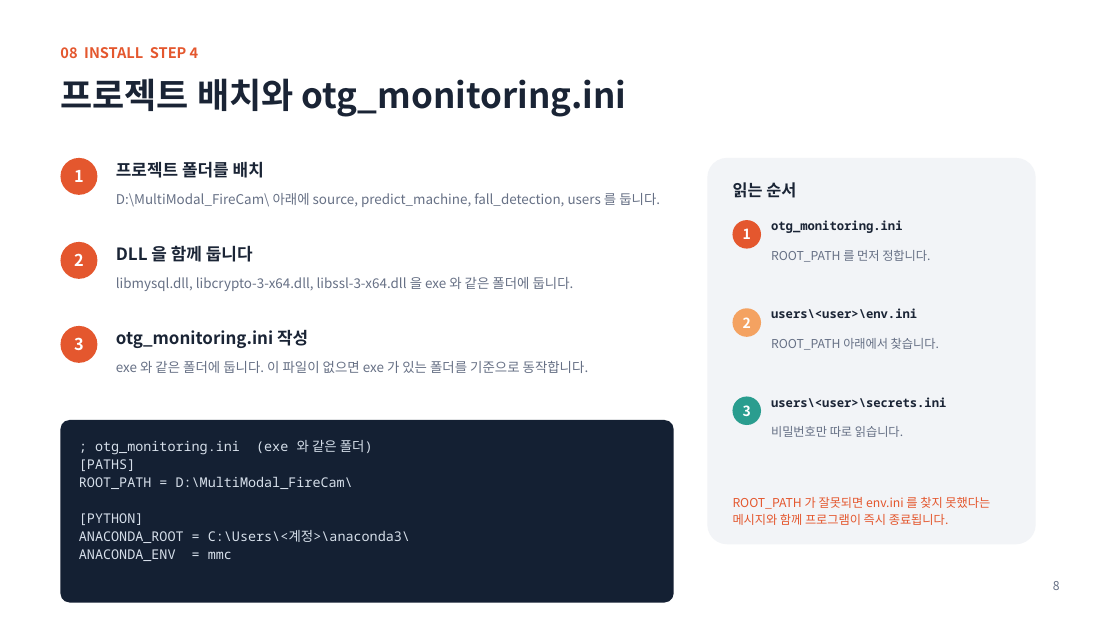
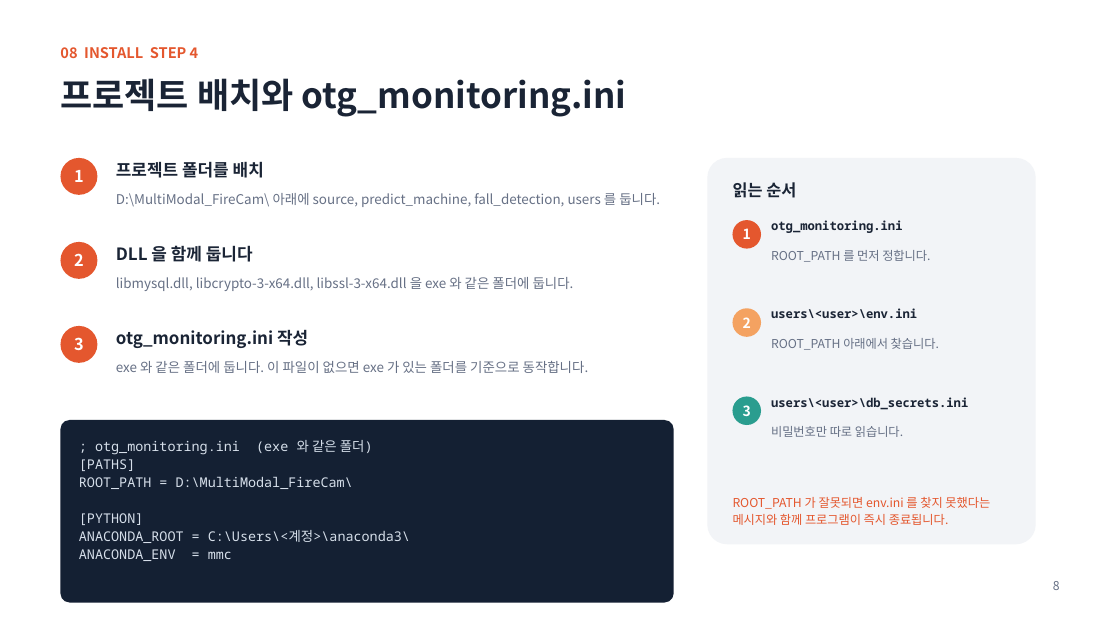
Before and after one commit to oskwon65/MultiModal_FireCam, a slide deck: slide 9 of 멀티모달_화재감지_모니터링_설치매뉴얼.pptx. Drawn at 1120x630 pixels with LibreOffice and Linux fonts; fonts in the diff are those of the drawing. Boxes give left, top, right and bottom in pixels: in the first picture for what was removed or moved away, otherwise in the second. Text is boxed around its words. In the diff, an @@ line names an element or a change of style, - is before the commit and + after.

```diff
--- a/멀티모달_화재감지_모니터링_설치매뉴얼.pptx
+++ b/멀티모달_화재감지_모니터링_설치매뉴얼.pptx
@@ text at bbox=[771, 397, 968, 410]: text changed @@
-users\<user>\secrets.ini
+users\<user>\db_secrets.ini
```
Also in this commit, not shown: 11 other slides changed, 1 slide added, 2 other files.
